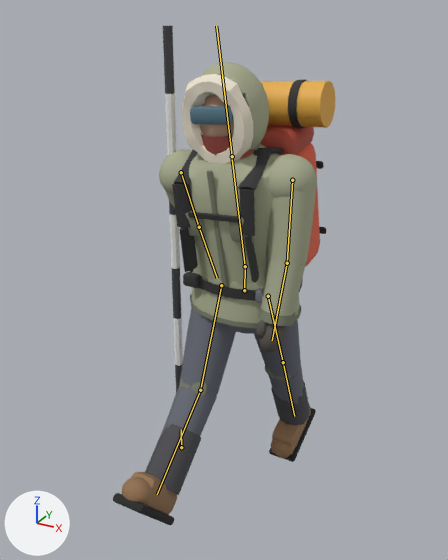
The glTF model assets/models/char_survivor.glb, before and after one commit.
Both versions are drawn from a 50 mm lens placed at (0.977, -1.941, 1.931), pointed at (-0.068, -0.041, 0.982). Lighting does not change. The marker at lower left points along +X, +Y and +Z. The first picture is the older version. Both versions are drawn at frame 4 of the action 'Walk-loop'; the numbers are the values there. The bones that bend it are drawn over the model as lines.

The first picture shows 'HikerMesh'.
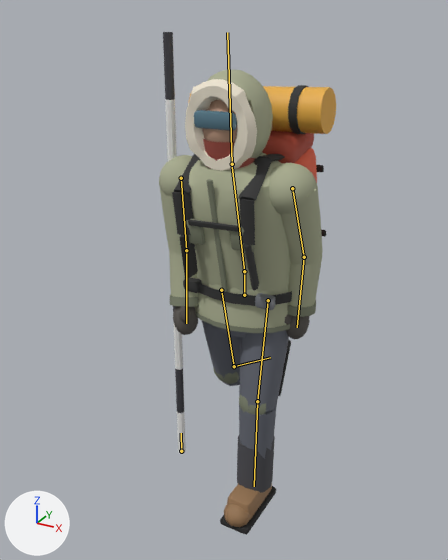
Location of each change, (x1, y1, x2, y2) in pixels of the pictures (448 x 560 px):
```json
{"object": "HikerMesh", "change": "posed", "before": [113, 26, 336, 525], "after": [159, 32, 336, 535], "on screen": "21% narrower"}
{"bone": "hips", "before": "(244, 290) to (245, 266)", "after": "(244, 295) to (244, 271)"}
{"bone": "chest", "before": "(245, 266) to (232, 159)", "after": "(244, 271) to (232, 166)"}
{"bone": "head", "before": "(232, 156) to (216, 26)", "after": "(232, 164) to (227, 32)"}
{"bone": "upper_arm.L", "before": "(292, 180) to (287, 263)", "after": "(292, 188) to (304, 257)"}
{"bone": "forearm.L", "before": "(287, 263) to (272, 340)", "after": "(304, 257) to (297, 327)"}
{"bone": "upper_arm.R", "before": "(181, 172) to (199, 227)", "after": "(181, 178) to (186, 250)"}
{"bone": "forearm.R", "before": "(199, 227) to (217, 278)", "after": "(186, 250) to (186, 323)"}
{"bone": "thigh.L", "before": "(268, 296) to (283, 362)", "after": "(268, 300) to (257, 401)"}
{"bone": "shin.L", "before": "(283, 362) to (294, 416)", "after": "(257, 401) to (254, 486)"}
{"bone": "thigh.R", "before": "(221, 285) to (200, 390)", "after": "(221, 290) to (234, 366)"}
{"bone": "shin.R", "before": "(200, 390) to (157, 494)", "after": "(234, 366) to (270, 357)"}
```

Edits to the scene script, one JSON object a line:
```json
{"block": "bone_hips", "where": "bone_hips = bpy.data.objects['Hiker'].pose.bones['hips']"}
{"op": "set", "path": "bone_hips.location", "old": "(0.0, 0.015, 0.0)", "new": "(0.0, -0.005, 0.0)"}
{"block": "bone_chest", "where": "bone_chest = bpy.data.objects['Hiker'].pose.bones['chest']  # child of 'hips'"}
{"op": "set", "path": "bone_chest.rotation_quaternion", "old": "(0.997, 0.07, 0.002, 0.03)", "new": "(0.996, 0.087, 0.002, 0.021)", "note": "degrees (8, 0, 3) -> degrees (10, 0, 2)"}
{"block": "bone_head", "where": "bone_head = bpy.data.objects['Hiker'].pose.bones['head']  # child of 'chest'"}
{"op": "set", "path": "bone_head.rotation_quaternion", "old": "(1.0, 0.0, 0.0, 0.0)", "new": "(0.998, -0.052, 0.001, -0.017)", "note": "degrees (0, 0, 0) -> degrees (-6, 0, -2)"}
{"block": "bone_upper_arm_l", "where": "bone_upper_arm_l = bpy.data.objects['Hiker'].pose.bones['upper_arm.L']  # child of 'chest'"}
{"op": "set", "path": "bone_upper_arm_l.rotation_quaternion", "old": "(0.985, -0.165, -0.009, 0.052)", "new": "(0.997, 0.057, 0.003, 0.061)", "note": "degrees (-19, 0, 6) -> degrees (7, 0, 7)"}
{"block": "bone_forearm_l", "where": "bone_forearm_l = bpy.data.objects['Hiker'].pose.bones['forearm.L']  # child of 'upper_arm.L'"}
{"op": "set", "path": "bone_forearm_l.rotation_quaternion", "old": "(1.0, 0.0, 0.0, 0.0)", "new": "(0.991, -0.135, 0.0, 0.0)", "note": "degrees (0, 0, 0) -> degrees (-16, 0, 0)"}
{"block": "bone_upper_arm_r", "where": "bone_upper_arm_r = bpy.data.objects['Hiker'].pose.bones['upper_arm.R']  # child of 'chest'"}
{"op": "set", "path": "bone_upper_arm_r.rotation_quaternion", "old": "(0.985, 0.165, -0.009, -0.052)", "new": "(-0.994, 0.091, -0.006, 0.061)", "note": "degrees (19, 0, -6) -> degrees (-10, 0, -7)"}
{"block": "bone_forearm_r", "where": "bone_forearm_r = bpy.data.objects['Hiker'].pose.bones['forearm.R']  # child of 'upper_arm.R'"}
{"op": "set", "path": "bone_forearm_r.rotation_quaternion", "old": "(1.0, 0.0, 0.0, 0.0)", "new": "(0.995, -0.105, 0.0, 0.0)", "note": "degrees (0, 0, 0) -> degrees (-12, 0, 0)"}
{"block": "bone_thigh_l", "where": "bone_thigh_l = bpy.data.objects['Hiker'].pose.bones['thigh.L']  # child of 'hips'"}
{"op": "set", "path": "bone_thigh_l.rotation_quaternion", "old": "(0.978, 0.21, 0.0, 0.0)", "new": "(0.997, -0.081, 0.0, 0.0)", "note": "degrees (24, 0, 0) -> degrees (-9, 0, 0)"}
{"block": "bone_shin_l", "where": "bone_shin_l = bpy.data.objects['Hiker'].pose.bones['shin.L']  # child of 'thigh.L'"}
{"op": "set", "path": "bone_shin_l.rotation_quaternion", "old": "(1.0, 0.0, 0.0, 0.0)", "new": "(0.998, 0.066, 0.0, 0.0)", "note": "degrees (0, 0, 0) -> degrees (8, 0, 0)"}
{"block": "bone_thigh_r", "where": "bone_thigh_r = bpy.data.objects['Hiker'].pose.bones['thigh.R']  # child of 'hips'"}
{"op": "set", "path": "bone_thigh_r.rotation_quaternion", "old": "(0.978, -0.21, 0.0, 0.0)", "new": "(-0.992, -0.129, 0.0, 0.0)", "note": "degrees (-24, 0, 0) -> degrees (15, 0, 0)"}
{"block": "bone_shin_r", "where": "bone_shin_r = bpy.data.objects['Hiker'].pose.bones['shin.R']  # child of 'thigh.R'"}
{"op": "set", "path": "bone_shin_r.rotation_quaternion", "old": "(0.974, -0.225, 0.0, 0.0)", "new": "(0.896, 0.444, 0.0, 0.0)", "note": "degrees (-26, 0, 0) -> degrees (53, 0, 0)"}
```
